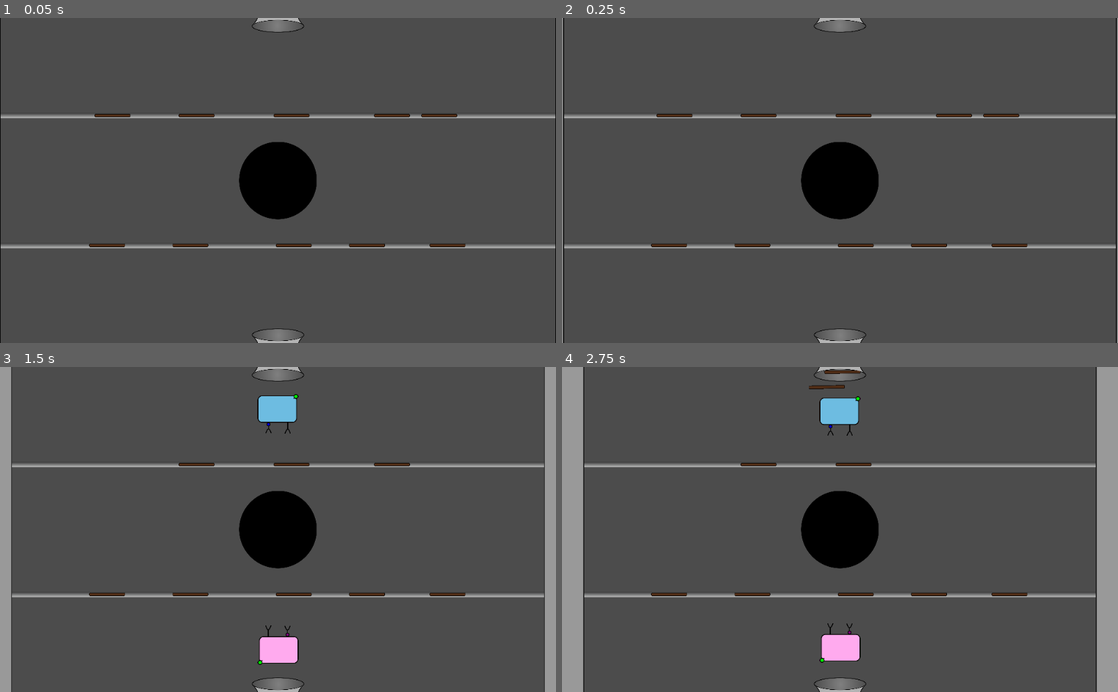
Above: before the commit, frames 1-4 (two rows, left to right).
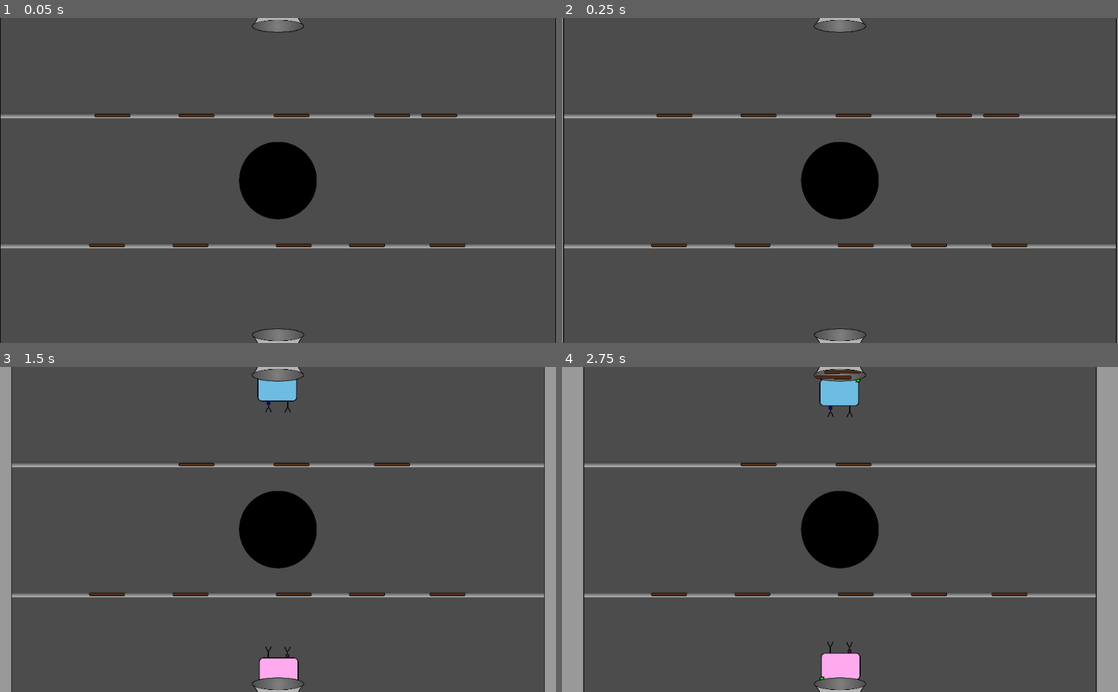
Above: after the commit, the same moments.

Repository: hgcummings/garbage-crusher
Game: Godot game, scene res://Main.tscn
Two runs of this game, one before a commit and one after it. Both use one fixed random seed, a clock stepped at 60 frames per second and the inputs below. This scene is started directly instead of the project's main scene.
Inputs (mouse positions are in pixels of both pictures, inside the frame that each line leads up to):
- Up to frame 1 (0.05 s): no input
- Up to frame 2 (0.25 s): no input
- Up to frame 3 (1.5 s): tap Enter at 0.5 s; move the mouse to (111, 464) at 0.52 s; click (111, 464) at 0.67 s; move the mouse to (439, 464) at 1.27 s; click (439, 464) at 1.42 s
- Up to frame 4 (2.75 s): tap Space at 2 s; move the mouse to (956, 464) at 2.02 s; click (956, 464) at 2.17 s

The runs differ from the first frame. In frame 1, less than 0.1% of the frame differs, in the area x 47-53%, y 4-96%; in frame 2, less than 0.1%; in frame 3, 1.7%; in frame 4, 1.8%, in the area x 44-54%, y 2-97%.

Commit message:
Tweak player hit boxes

Diff:
--- a/Channel.tscn
+++ b/Channel.tscn
@@ -7,7 +7,7 @@
 extents = Vector2( 512, 5 )
 
 [node name="Channel" type="Area2D"]
-collision_layer = 4096
+collision_layer = 8192
 script = ExtResource( 2 )
 
 [node name="CollisionShape2D" type="CollisionShape2D" parent="."]
--- a/Main.tscn
+++ b/Main.tscn
@@ -107,7 +107,7 @@
 [node name="Players" type="Node2D" parent="."]
 
 [node name="Player2" parent="Players" instance=ExtResource( 3 )]
-position = Vector2( 512, 611 )
+position = Vector2( 512, 610 )
 rotation = 3.14159
 player_number = 2
 idle_sprite = ExtResource( 10 )
@@ -115,4 +115,4 @@
 busy_sprite = ExtResource( 12 )
 
 [node name="Player" parent="Players" instance=ExtResource( 3 )]
-position = Vector2( 512, -11 )
+position = Vector2( 512, -10 )
--- a/Player.tscn
+++ b/Player.tscn
@@ -6,7 +6,7 @@
 [ext_resource path="res://sprites/player/sprite-blue-holding.png" type="Texture" id=4]
 
 [sub_resource type="RectangleShape2D" id=1]
-extents = Vector2( 32, 32 )
+extents = Vector2( 35, 23.5 )
 
 [node name="Player" type="KinematicBody2D"]
 z_index = 10
@@ -22,14 +22,14 @@
 texture = ExtResource( 1 )
 
 [node name="CollisionShape2D" type="CollisionShape2D" parent="."]
+position = Vector2( -1, -8.5 )
 shape = SubResource( 1 )
 
 [node name="RayCast2D" type="RayCast2D" parent="."]
-position = Vector2( 0.707092, 0 )
+position = Vector2( 0, 10 )
 enabled = true
-cast_to = Vector2( 0, 75 )
 collision_mask = 7168
 collide_with_areas = true
 
 [node name="HeldItemSprite" type="Node2D" parent="."]
-position = Vector2( 0, 32 )
+position = Vector2( 0, 33 )
--- a/PlayerMovement.gd
+++ b/PlayerMovement.gd
@@ -16,8 +16,12 @@
 onready var channel1 = get_node("/root/Node2D/Channels/Channel1")
 onready var channel2 = get_node("/root/Node2D/Channels/Channel2")
 
-onready var chute1 = get_node("/root/Node2D/Chute1")
-onready var chute2 = get_node("/root/Node2D/Chute2")
+onready var initial_exceptions = [
+	get_node("/root/Node2D/Chute1"),
+	get_node("/root/Node2D/Chute2"),
+	get_node("/root/Node2D/TopWall"),
+	get_node("/root/Node2D/BottomWall")
+]
 
 var heldItem = null
 export var player_number = 1
@@ -85,7 +89,6 @@
 	inputLinearDirection = 0
 	inputAngularDirection = 0
 
-
 	var is_busy = false
 
 	if Input.is_action_pressed("up_%s" % player_number):
@@ -122,16 +125,18 @@
 		initial_delay -= delta
 		return
 	elif initial_speed > 0:
-		add_collision_exception_with(chute1)
-		add_collision_exception_with(chute2)
+		for object in initial_exceptions:
+			add_collision_exception_with(object)
 
 		speed = initial_speed
 		inputLinearDirection = 1
 		initial_speed -= (delta * acceleration / 4)
 	else:
+		if initial_exceptions:
+			for object in initial_exceptions:
+				remove_collision_exception_with(object)
+				initial_exceptions = null
 
-		remove_collision_exception_with(chute1)
-		remove_collision_exception_with(chute2)
 		process_inputs()
 
 		rotation_degrees += (inputAngularDirection * ANGULAR_SPEED_DEGS) % 360
@@ -146,6 +151,8 @@
 	move_and_slide(movementVector)
 
 func _process(delta):
+	$RayCast2D.set_collision_mask_bit(13, heldItem != null)
+
 	var object = $RayCast2D.get_collider()
 	if object && object.has_method("get_interactable"):
 		object = object.get_interactable()
--- a/project.godot
+++ b/project.godot
@@ -80,9 +80,10 @@
 2d_physics/layer_8="Fixtures"
 2d_physics/layer_9="Walls"
 2d_physics/layer_10="Floor"
-2d_physics/layer_11="Channel 1"
-2d_physics/layer_12="Channel 2"
+2d_physics/layer_11="Channel 1 sticks"
+2d_physics/layer_12="Channel 2 sticks"
 2d_physics/layer_13="Interactables"
+2d_physics/layer_14="Channels"
 
 [physics]
 
